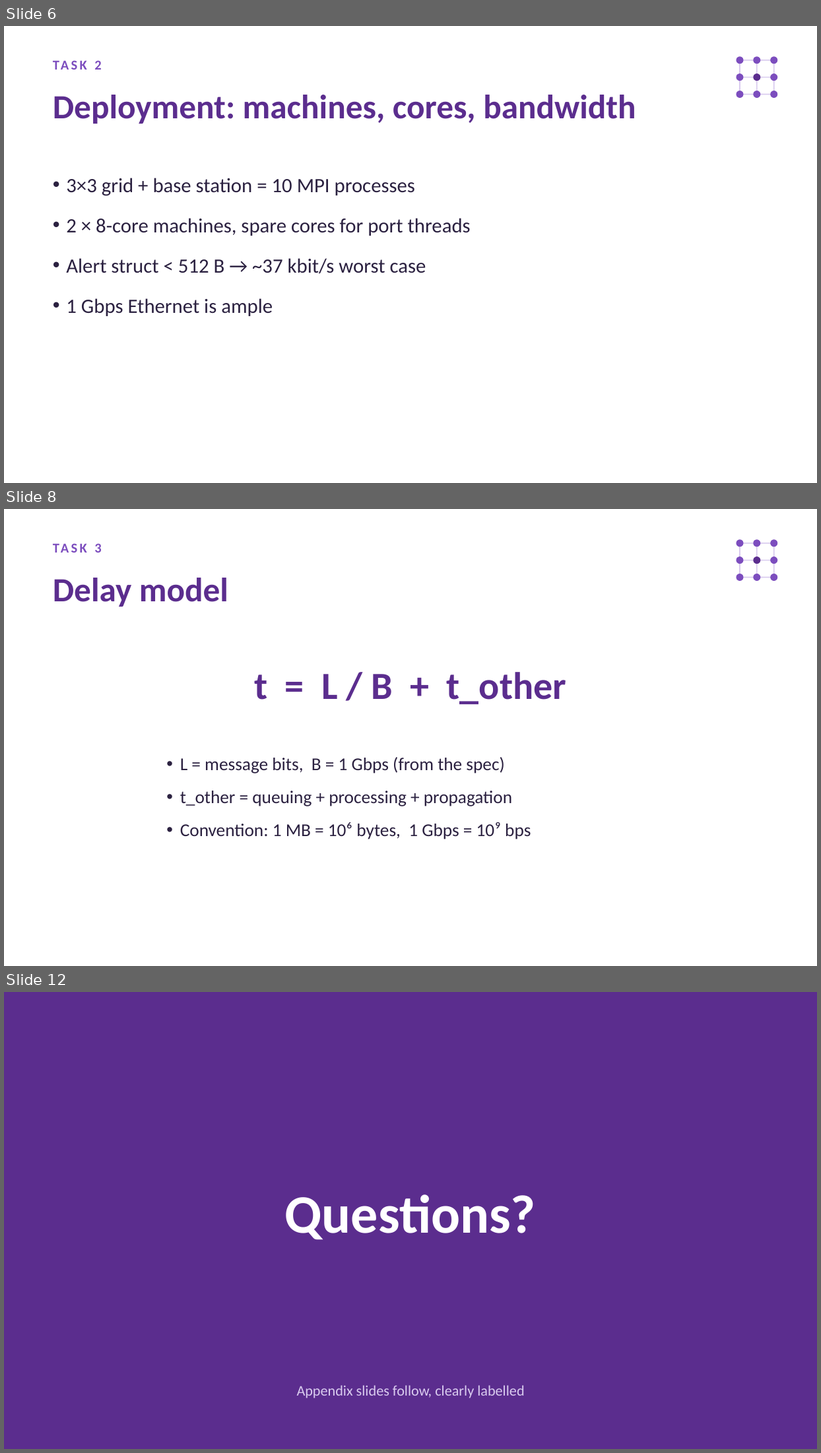
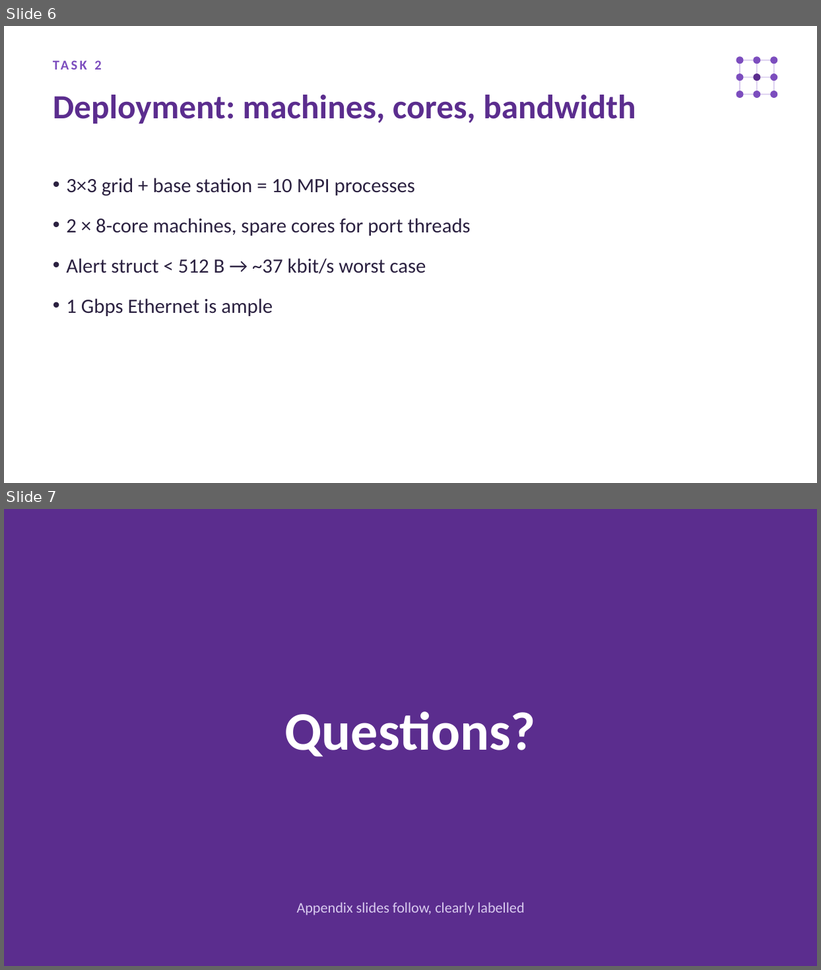
Before and after one commit to Emmapoky/FIT3143, a slide deck: Week6_Applied1/solution/FIT3143_Applied1_Slides.pptx. Shown one above the other, each under a label of ours: slides 6, 8 and 12 before the commit, slides 6 and 7 after it; the slides between them are not shown. The pictures are 821x1453 and 821x970 pixels, drawn with LibreOffice and Linux fonts; fonts in the diff are those of the drawing. Boxes give left, top, right and bottom in pixels: in the first picture for what was removed or moved away, otherwise in the second. Text is boxed around its words. In the diff, an @@ line names an element or a change of style, - is before the commit and + after.

```diff
--- a/Week6_Applied1/solution/FIT3143_Applied1_Slides.pptx
+++ b/Week6_Applied1/solution/FIT3143_Applied1_Slides.pptx
@@ slide 8 removed at bbox=[4, 509, 817, 966], background #FFFFFF @@
@@ text removed at bbox=[94, 543, 101, 553] @@
-TASK 3
@@ ellipse removed at bbox=[737, 540, 744, 547] @@
@@ line removed from (740, 543) to (774, 543) @@
@@ line removed from (740, 543) to (740, 577) @@
@@ ellipse removed at bbox=[753, 540, 760, 547] @@
@@ line removed from (757, 543) to (757, 577) @@
@@ ellipse removed at bbox=[771, 540, 778, 547] @@
@@ line removed from (774, 543) to (774, 577) @@
@@ ellipse removed at bbox=[737, 556, 744, 564] @@
@@ line removed from (740, 560) to (774, 560) @@
@@ ellipse removed at bbox=[753, 556, 760, 564] @@
@@ ellipse removed at bbox=[771, 556, 778, 564] @@
@@ text removed at bbox=[53, 578, 228, 607] @@
-Delay model
@@ ellipse removed at bbox=[737, 574, 744, 582] @@
@@ line removed from (740, 577) to (774, 577) @@
@@ ellipse removed at bbox=[753, 574, 760, 582] @@
@@ ellipse removed at bbox=[771, 574, 778, 582] @@
@@ text removed at bbox=[254, 672, 567, 704] @@
-t = L / B + t_other
@@ text removed at bbox=[180, 757, 531, 840] @@
-• L = message bits, B = 1 Gbps (from the spec)
-• t_other = queuing + processing + propagation
-• Convention: 1 MB = 10⁶ bytes, 1 Gbps = 10⁹ bps
@@ what was slide 12 is now slide 7 @@
```
Also in this commit, not shown: 1 slide changed, 4 other slides removed, 7 other files.
